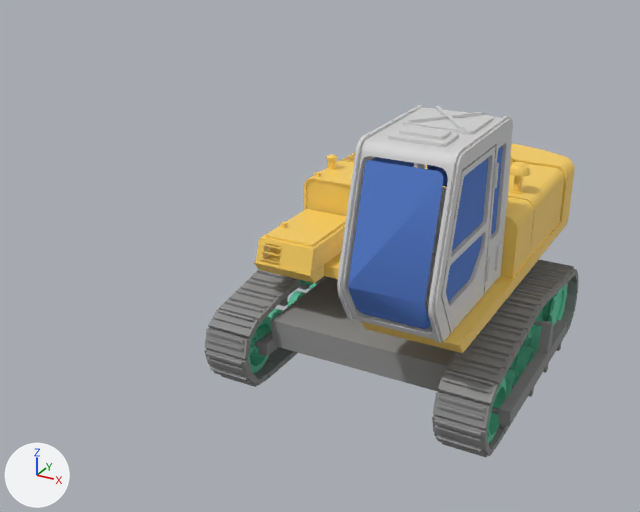
An edit to the FBX model applications/media/excavator.fbx, drawn before and after from the same camera.
Rendered twice from a camera (50 mm lens) standing at (5.09, -12.49, 7.58) and looking at (-0.44, -2.44, 2.56). The lights are fixed; the arrows at lower left show +X, +Y and +Z. Where no turn or scale is listed for an object, it has been applied to the vertices.

Script lines for the objects in view, before the commit:
```python
me_mesh_027 = bpy.data.meshes.new('Mesh.027')
me_mesh_027.from_pydata(...)  # 32 vertices, 24 faces; spans x -0.375..0.375, y -0.281..0.027, z -0.205..0.073
me_mesh_027.materials.append(mat_01___default)  # grey #909090
me_mesh_043 = bpy.data.meshes.new('Mesh.043')
me_mesh_043.from_pydata(...)  # 32 vertices, 24 faces; spans x -0.375..0.375, y -0.086..0.179, z -0.302..0.014
me_mesh_043.materials.append(mat_01___default)  # grey #909090
me_mesh_077 = bpy.data.meshes.new('Mesh.077')
me_mesh_077.from_pydata(...)  # 32 vertices, 24 faces; spans x -0.375..0.375, y -0.138..0.108, z -0.301..0.015
me_mesh_077.materials.append(mat_01___default)  # grey #909090
ob_leftthread_14 = bpy.data.objects.new('leftThread_14', me_mesh_027)
ob_leftthread_14.location = (1.88, -2.38, 1.2)
ob_leftthread_30 = bpy.data.objects.new('leftThread_30', me_mesh_043)
ob_leftthread_30.location = (1.88, -2.75, 0.71)
ob_rightthread_30 = bpy.data.objects.new('rightThread_30', me_mesh_077)
ob_rightthread_30.location = (-1.92, -2.66, 1.03)
# also in view: 'cabin' at (0.98, -1.93, 3.23); 'base' at (-0.02, -0.24, 1.04); 'rightThread_28' at (-1.92, -2.21, 1.21); 'EngineBody' at (-0.01, 0.06, 2.59); 'rightThread_31' at (-1.92, -2.7, 0.57)
```
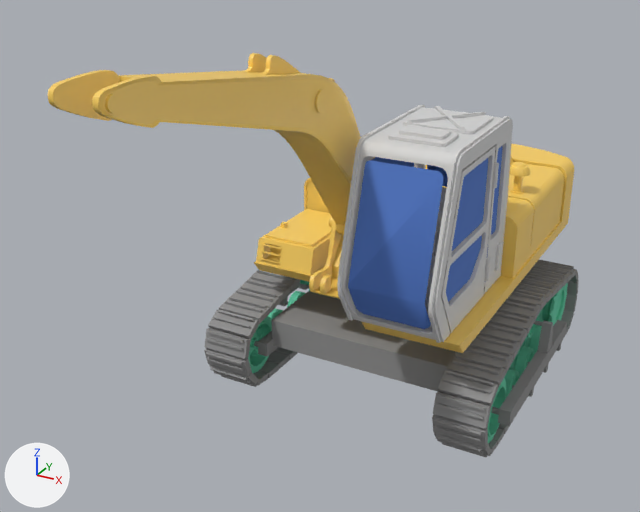
Edits to the bpy script that builds the scene:
```text
Add mat_yellow:
    mat_yellow = principled_material('yellow')
    mat_yellow.base_color = (1.0, 0.659, 0.125)  # yellow #ffd463
    mat_yellow.roughness = 0.434
Add me_mesh_084:
    me_mesh_084.from_pydata(...)  # 382 vertices, 740 faces; spans x -0.55..0.52, y -0.84..1.16, z -0.83..0.13
    me_mesh_084.materials.append(mat_yellow)  # its picture is missing
Add me_mesh_085:
    me_mesh_085.from_pydata(...)  # 1121 vertices, 2206 faces; spans x -0.39..0.39, y -5.67..0.16, z -0.17..3.25
    me_mesh_085.materials.append(mat_yellow)  # its picture is missing
Add ob_arm1_base:
    ob_arm1_base = bpy.data.objects.new('arm1_base', me_mesh_084)
    ob_arm1_base.location = (-0.27, -1.37, 2.64)
Add ob_arm01:
    ob_arm01 = bpy.data.objects.new('arm01', me_mesh_085)
    ob_arm01.location = (-0.27, -1.37, 2.64)
```

What differs and where, as boxes (x1, y1, x2, y2) in the pictures (640 x 512 px):
'arm01', added
    after: (48, 53, 361, 235)
'arm1_base', added
    after: (309, 216, 344, 299)
